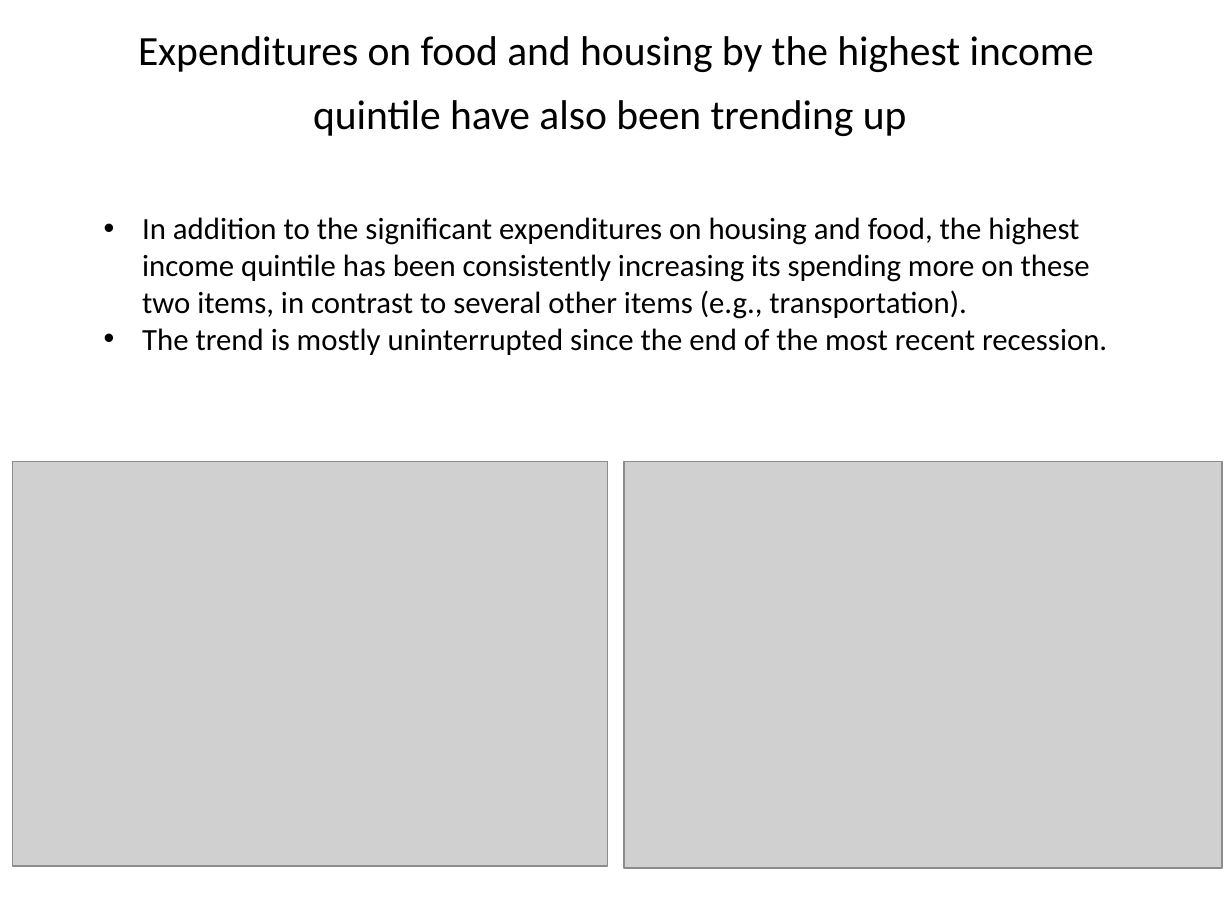
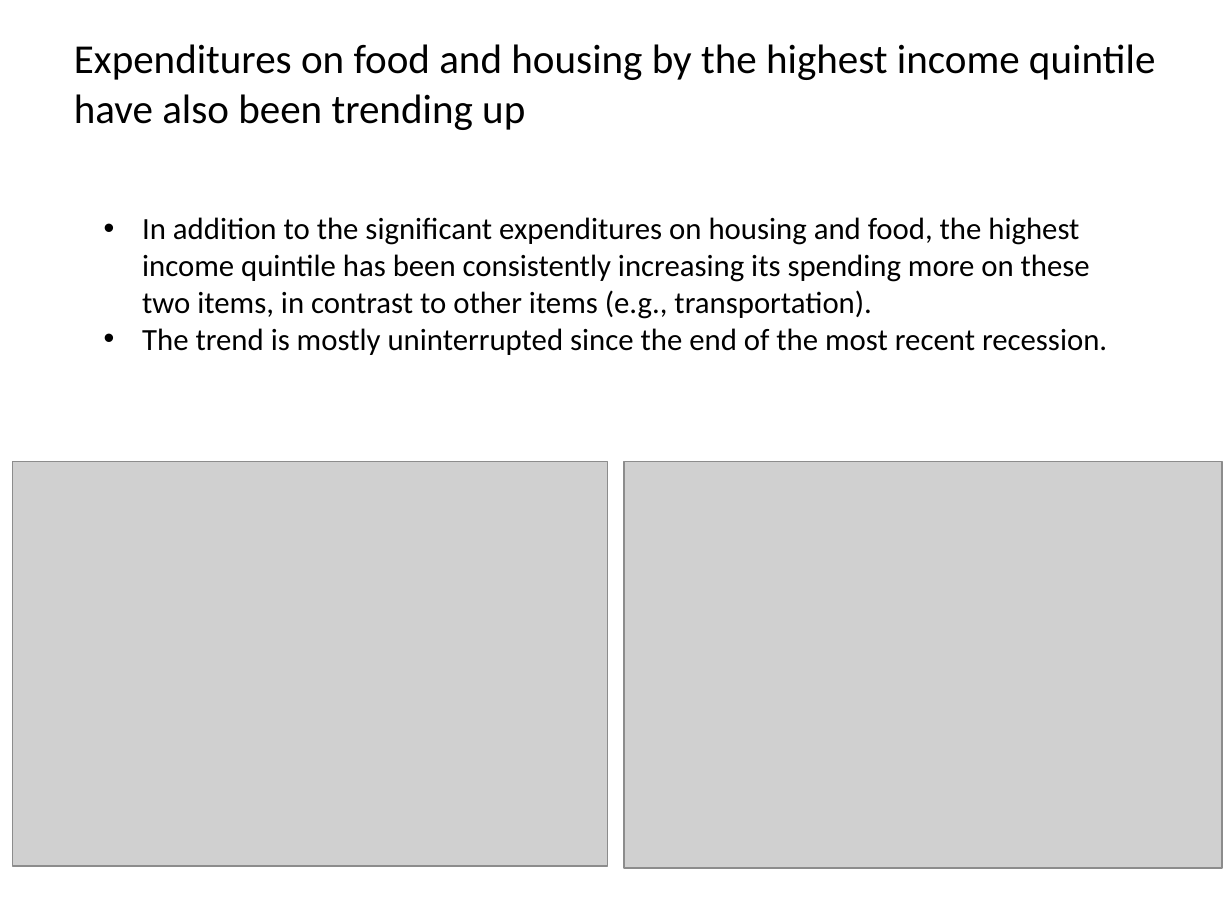
Before and after one commit to roddlc/telling_stories_with_data, a slide deck: slide 4 of Assignment Submissions/Assignment 2/presentation/Assignment_#2.pptx. Drawn at 1232x924 pixels with LibreOffice and Linux fonts; fonts in the diff are those of the drawing; grey boxes stand for pictures. Boxes give left, top, right and bottom in pixels: in the first picture for what was removed or moved away, otherwise in the second. Text is boxed around its words. In the diff, an @@ line names an element or a change of style, - is before the commit and + after.

```diff
--- a/Assignment Submissions/Assignment 2/presentation/Assignment_#2.pptx
+++ b/Assignment Submissions/Assignment 2/presentation/Assignment_#2.pptx
@@ title "Expenditures on food and housing ..." at bbox=[74, 44, 1155, 130]: size 24.3 to 24 pt; alignment centre to left @@
@@ text at bbox=[142, 217, 1090, 319]: text changed @@
-• In addition to the significant expenditures on housing and food, the highest income quintile has been consistently increasing its spending more on these two items, in contrast to several other items (e.g., transportation).
+• In addition to the significant expenditures on housing and food, the highest income quintile has been consistently increasing its spending more on these two items, in contrast to other items (e.g., transportation).
```
Also in this commit, not shown: 4 other slides changed, 2 other files.
